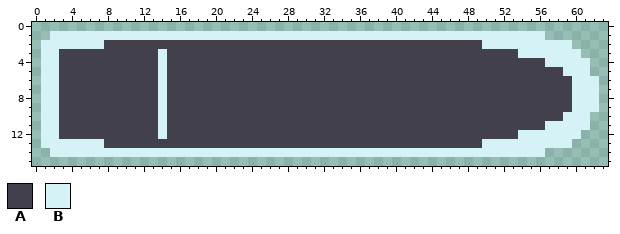
Pixel-art file, stored at GMTK2023/Sprites/UI/Quest/pressedQuestButton.aseprite. Above, as it was before the edit.
64x16 pixels, 1 frame.
Visible layers, top first: "Layer 2", "Layer 1".
Palette (. is transparent): A #42404a  B #d5f2f7
Pixels before, first column x 1:
 1 .BBBBBBBBBBBBBBBBBBBBBBBBBBBBBBBBBBBBBBBBBBBBBBBBBBBBBBB......
 2 BBBBBBBAAAAAAAAAAAAAAAAAAAAAAAAAAAAAAAAAAAAAAAAAABBBBBBBBBB...
 3 BBAAAAAAAAAAABAAAAAAAAAAAAAAAAAAAAAAAAAAAAAAAAAAAAAAABBBBBBB..
 4 BBAAAAAAAAAAABAAAAAAAAAAAAAAAAAAAAAAAAAAAAAAAAAAAAAAAAAABBBBB.
 5 BBAAAAAAAAAAABAAAAAAAAAAAAAAAAAAAAAAAAAAAAAAAAAAAAAAAAAAAABBB.
 6 BBAAAAAAAAAAABAAAAAAAAAAAAAAAAAAAAAAAAAAAAAAAAAAAAAAAAAAAAABBB
 7 BBAAAAAAAAAAABAAAAAAAAAAAAAAAAAAAAAAAAAAAAAAAAAAAAAAAAAAAAABBB
 8 BBAAAAAAAAAAABAAAAAAAAAAAAAAAAAAAAAAAAAAAAAAAAAAAAAAAAAAAAABBB
 9 BBAAAAAAAAAAABAAAAAAAAAAAAAAAAAAAAAAAAAAAAAAAAAAAAAAAAAAAAABBB
10 BBAAAAAAAAAAABAAAAAAAAAAAAAAAAAAAAAAAAAAAAAAAAAAAAAAAAAAAABBB.
11 BBAAAAAAAAAAABAAAAAAAAAAAAAAAAAAAAAAAAAAAAAAAAAAAAAAAAAABBBBB.
12 BBAAAAAAAAAAABAAAAAAAAAAAAAAAAAAAAAAAAAAAAAAAAAAAAAAABBBBBBB..
13 BBBBBBBAAAAAAAAAAAAAAAAAAAAAAAAAAAAAAAAAAAAAAAAAABBBBBBBBBB...
14 .BBBBBBBBBBBBBBBBBBBBBBBBBBBBBBBBBBBBBBBBBBBBBBBBBBBBBBB......
And afterwards:
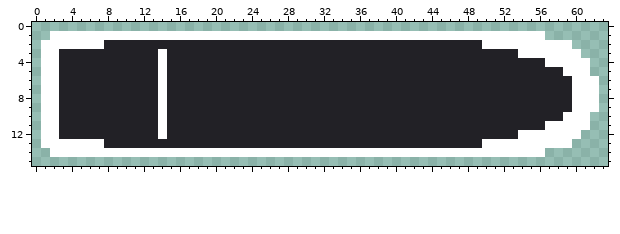
What changed:
Colour A changes from #42404a to #222126.
Colour B changes from #d5f2f7 to #ffffff.
Changed places in both pictures, as pixel boxes (x1, y1, x2, y2):
changed: (41, 31, 599, 157)
